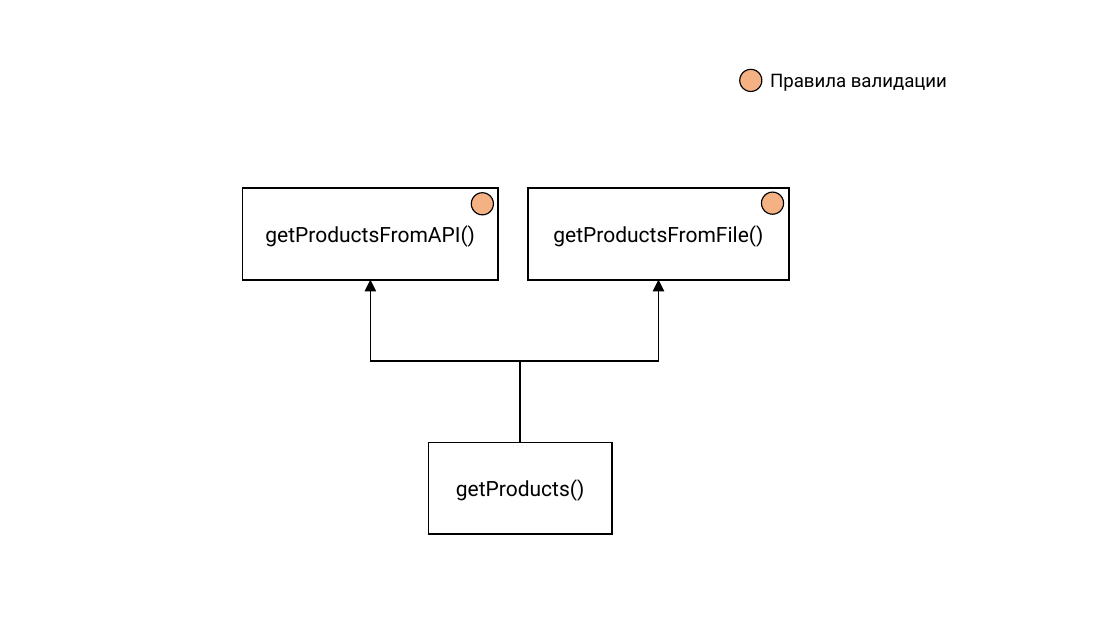
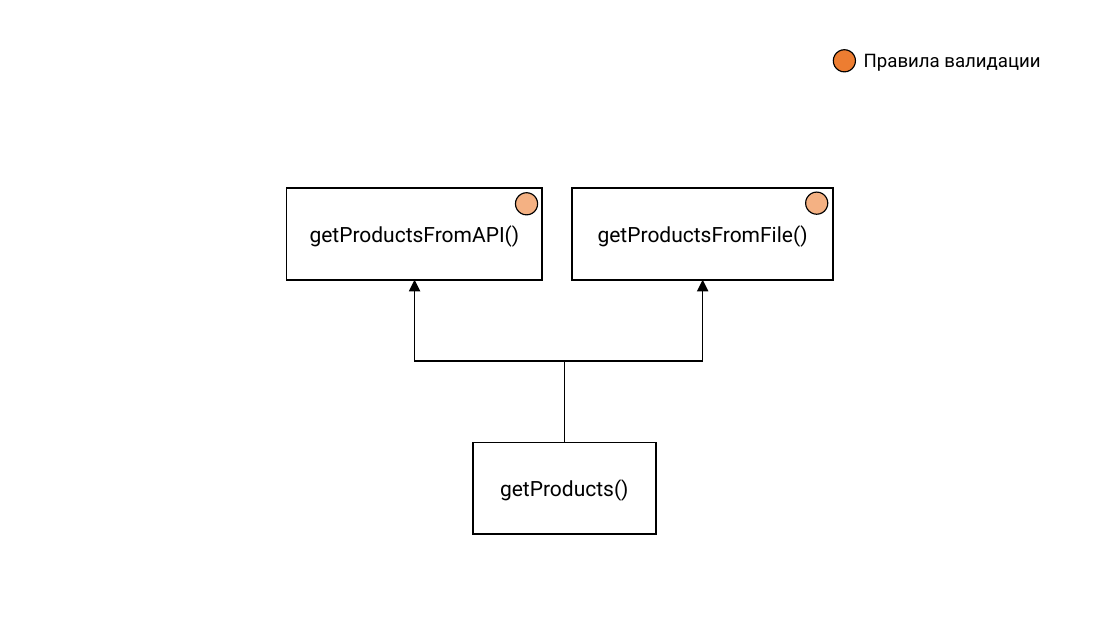
Before and after one commit to rkhaimov/brain-gym, a slide deck: slide 48 of clean/Презентация.pptx (slide 33 before the commit). Drawn at 1120x630 pixels with LibreOffice and Linux fonts; fonts in the diff are those of the drawing. Boxes give left, top, right and bottom in pixels: in the first picture for what was removed or moved away, otherwise in the second. Text is boxed around its words. In the diff, an @@ line names an element or a change of style, - is before the commit and + after.

```diff
--- a/clean/Презентация.pptx
+++ b/clean/Презентация.pptx
@@ ellipse: place and size @@
-ellipse at box(740, 70, 762, 92)
+ellipse at box(833, 50, 855, 71)
@@ ellipse at box(833, 50, 855, 71): fill #F4B183 to #ED7D31 @@
@@ text "Правила валидации": place and size @@
-text "Правила валидации" at box(770, 73, 947, 91)
+text "Правила валидации" at box(864, 53, 1040, 71)
@@ 3 rectangles, 2 ellipses, 2 elbow arrows: place and size @@
-3 rectangles, 2 ellipses, 2 elbow arrows at box(243, 188, 789, 534)
+3 rectangles, 2 ellipses, 2 elbow arrows at box(287, 188, 833, 534)
```
Also in this commit, not shown: 7 other slides changed, 49 slides added, 10 slides removed.
